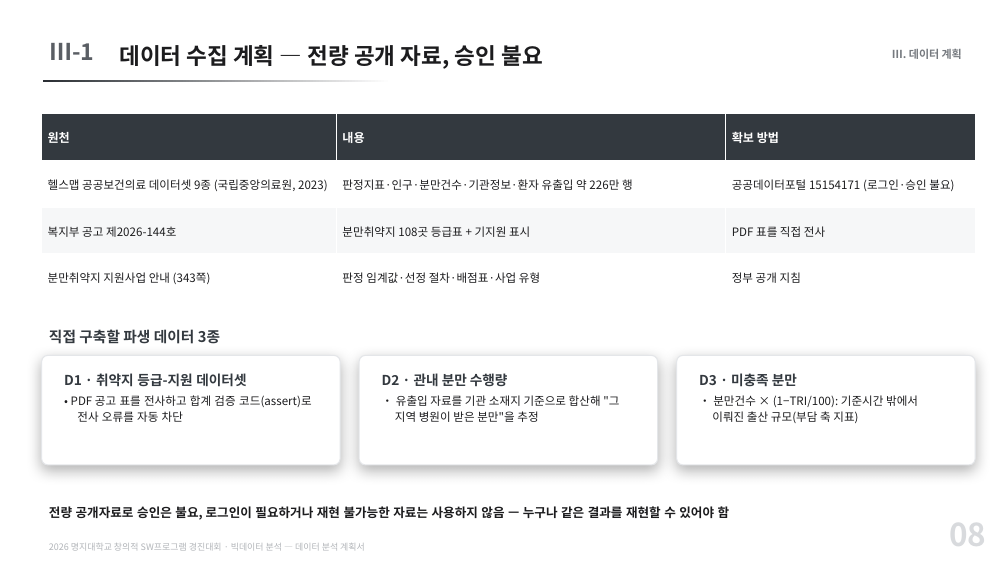
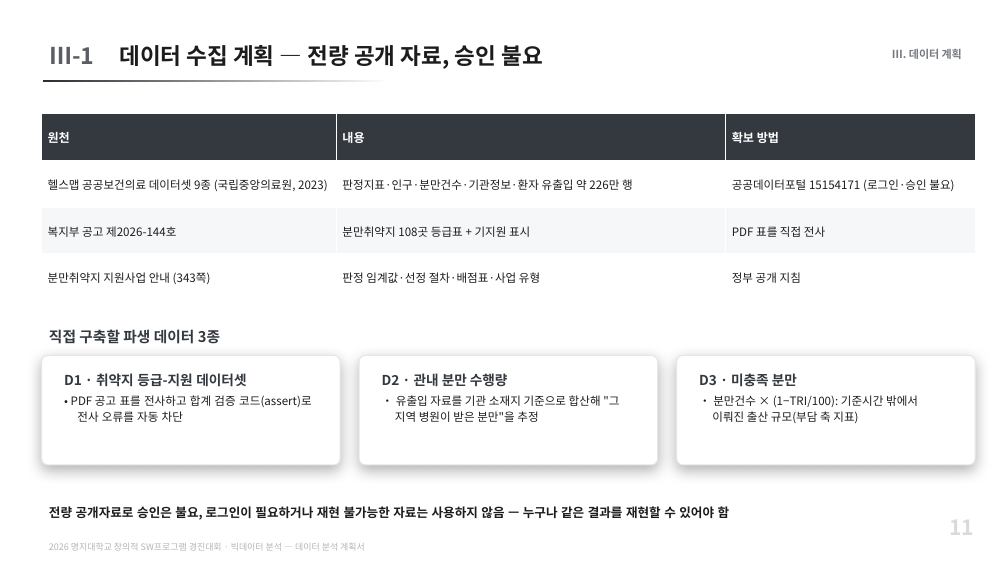
Before and after one commit to karvvan/maternity-care-policy-audit, a slide deck: slide 11 of 04_제출물/데이터분석_계획서.pptx (slide 8 before the commit). Drawn at 1008x567 pixels with LibreOffice and Linux fonts; fonts in the diff are those of the drawing. Boxes give left, top, right and bottom in pixels: in the first picture for what was removed or moved away, otherwise in the second. Text is boxed around its words. In the diff, an @@ line names an element or a change of style, - is before the commit and + after.

```diff
--- a/04_제출물/데이터분석_계획서.pptx
+++ b/04_제출물/데이터분석_계획서.pptx
@@ text "Ⅲ-1": place and size @@
-text "Ⅲ-1" at (49, 43, 94, 60)
+text "Ⅲ-1" at (49, 47, 94, 64)
@@ text at (949, 511, 974, 541): text changed; size 30 to 20 pt @@
-08
+11
```
Also in this commit, not shown: 12 other slides changed, 4 slides added, 2 other files.
